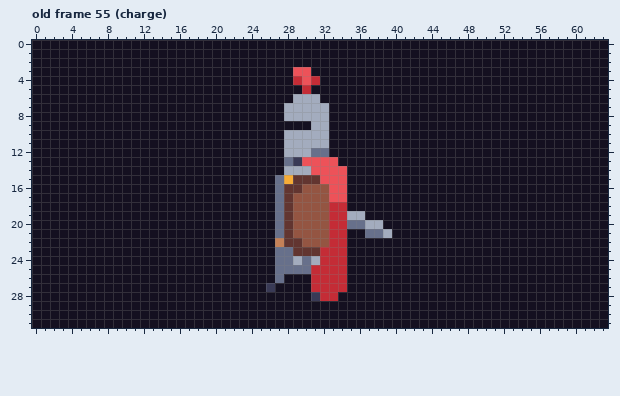
Pixel-art file: Orbsmash/ContentSource/Characters/Knight.aseprite. The picture above is the old version.
64x32 pixels, 68 frames. Shown: old frame 55 (charge). The commit also changed other frames, which this record leaves out.
Now the later version:
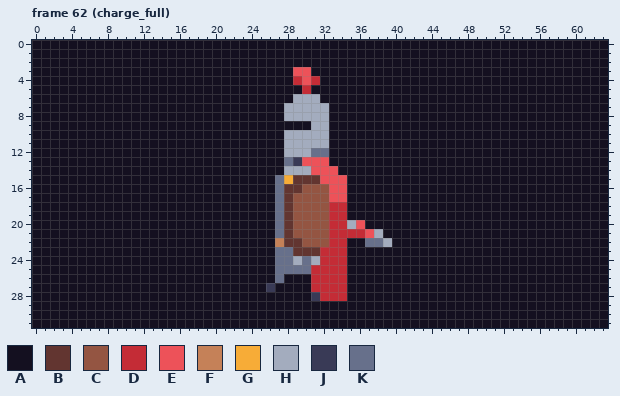
Palette (. is transparent): A #141020  B #623530  C #945542  D #c42c36  E #ed5259  F #c58158  G #f7ac37  H #a3acbe  J #393a56  K #67708b
A new or re-ordered frame is compared with the old frame closest to it.
The exact change:
frames 68 -> 75
Frame 62 (charge_full) is new; against old frame 55 (charge), layers "cape", "sword":
The author changed colour E to colour A in row 13 at x 33; in row 14 at x 34.
The author changed colour H to colour A in row 19 at x 35 to 36; in row 20 at x 37 to 38; in row 21 at x 39.
The author changed colour A to colour D in row 21 at x 35 to 36; in row 28 at x 34.
The author changed colour K to colour E in row 20 at x 36; in row 21 at x 37.
The author changed colour A to colour H in row 22 at x 39.
The author changed colour K to colour H in row 20 at x 35; in row 21 at x 38.
The author changed colour A to colour K in row 22 at x 37 to 38.
Boxes around the changes in both pictures, in picture pixels (x1, y1, x2, y2):
changed: (329, 157, 347, 175)
changed: (347, 211, 392, 247)
changed: (338, 292, 347, 301)
